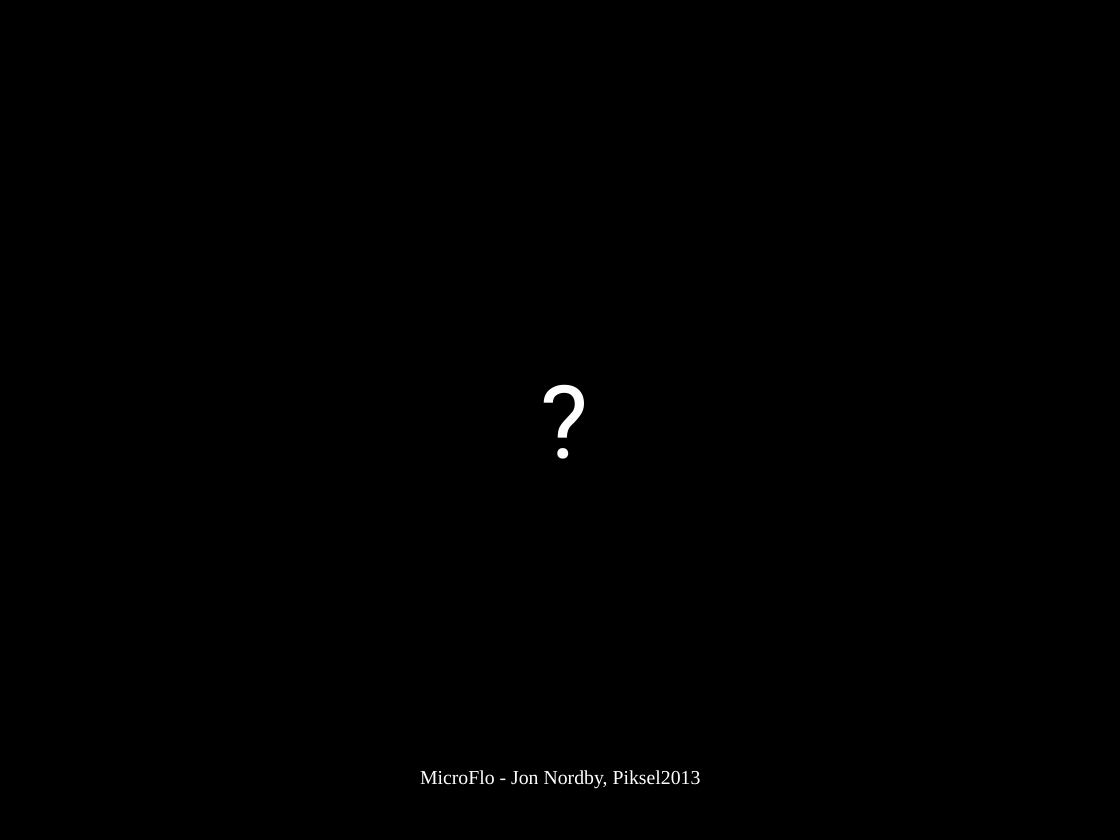
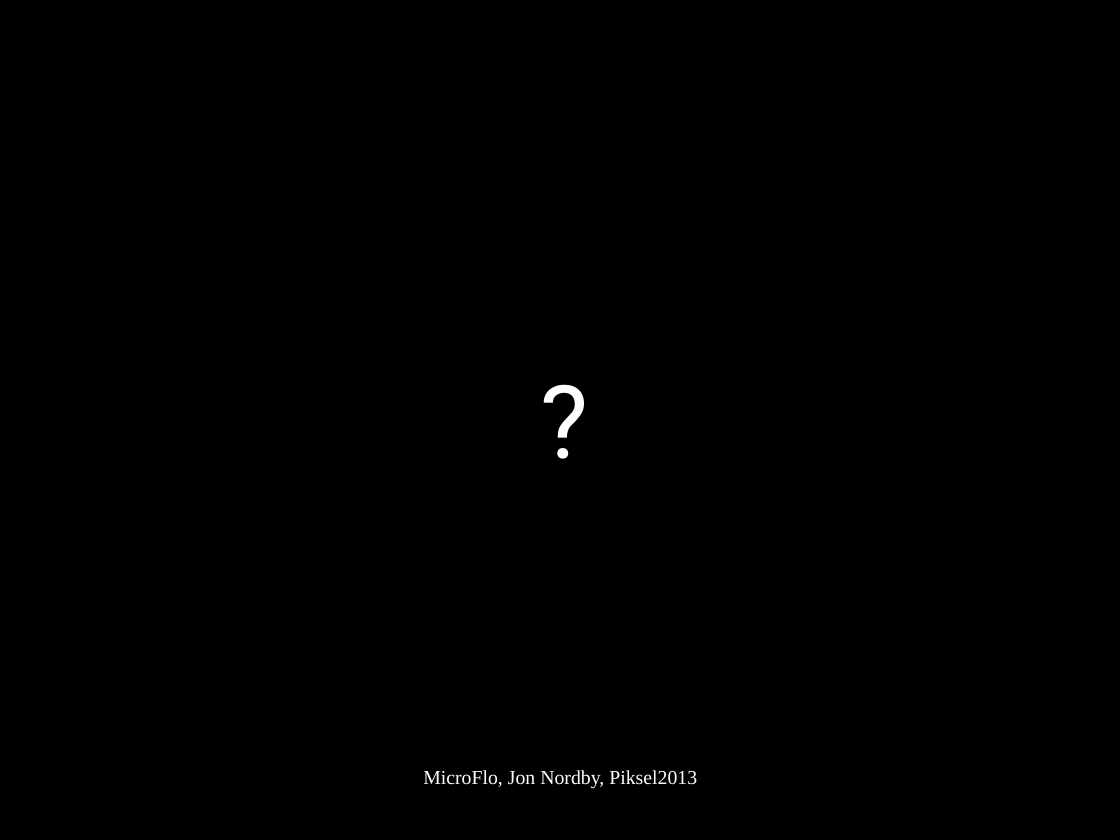
Before and after one commit to microflo/microflo, a slide deck: slide 8 of doc/piksel2013/slides.odp. Drawn at 1120x840 pixels with LibreOffice and Linux fonts; fonts in the diff are those of the drawing. Boxes give left, top, right and bottom in pixels: in the first picture for what was removed or moved away, otherwise in the second. Text is boxed around its words. In the diff, an @@ line names an element or a change of style, - is before the commit and + after.

Commit message:
doc: Piksel slide update

```diff
--- a/doc/piksel2013/slides.odp
+++ b/doc/piksel2013/slides.odp
@@ text at [423, 770, 697, 789]: text changed @@
-MicroFlo - Jon Nordby, Piksel2013
+MicroFlo, Jon Nordby, Piksel2013
```
Also in this commit, not shown: 12 other slides changed, 1 other file.
